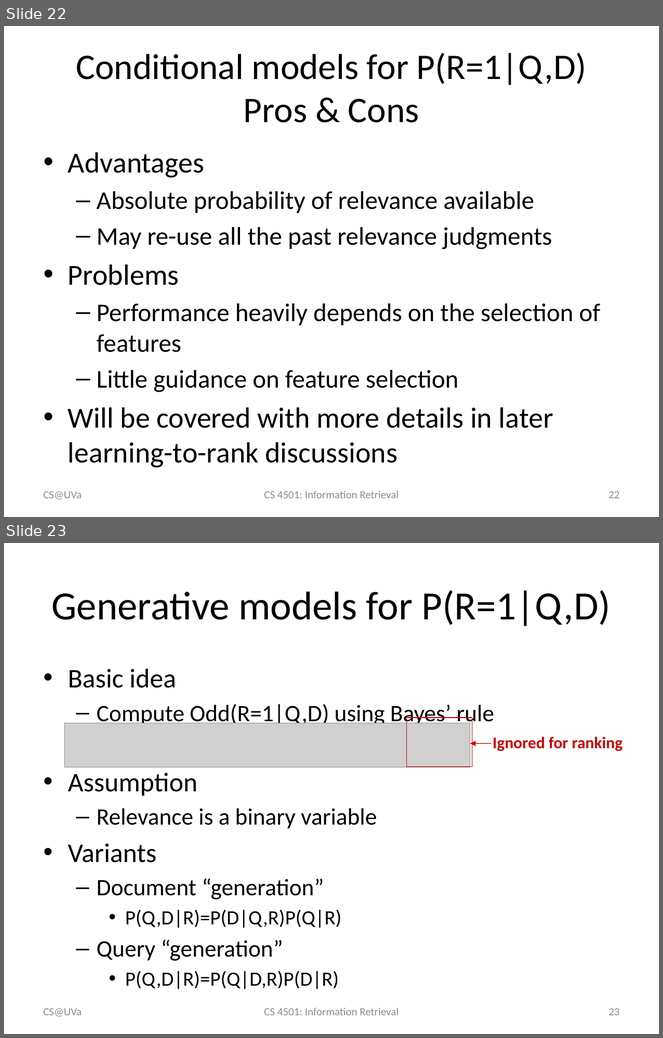
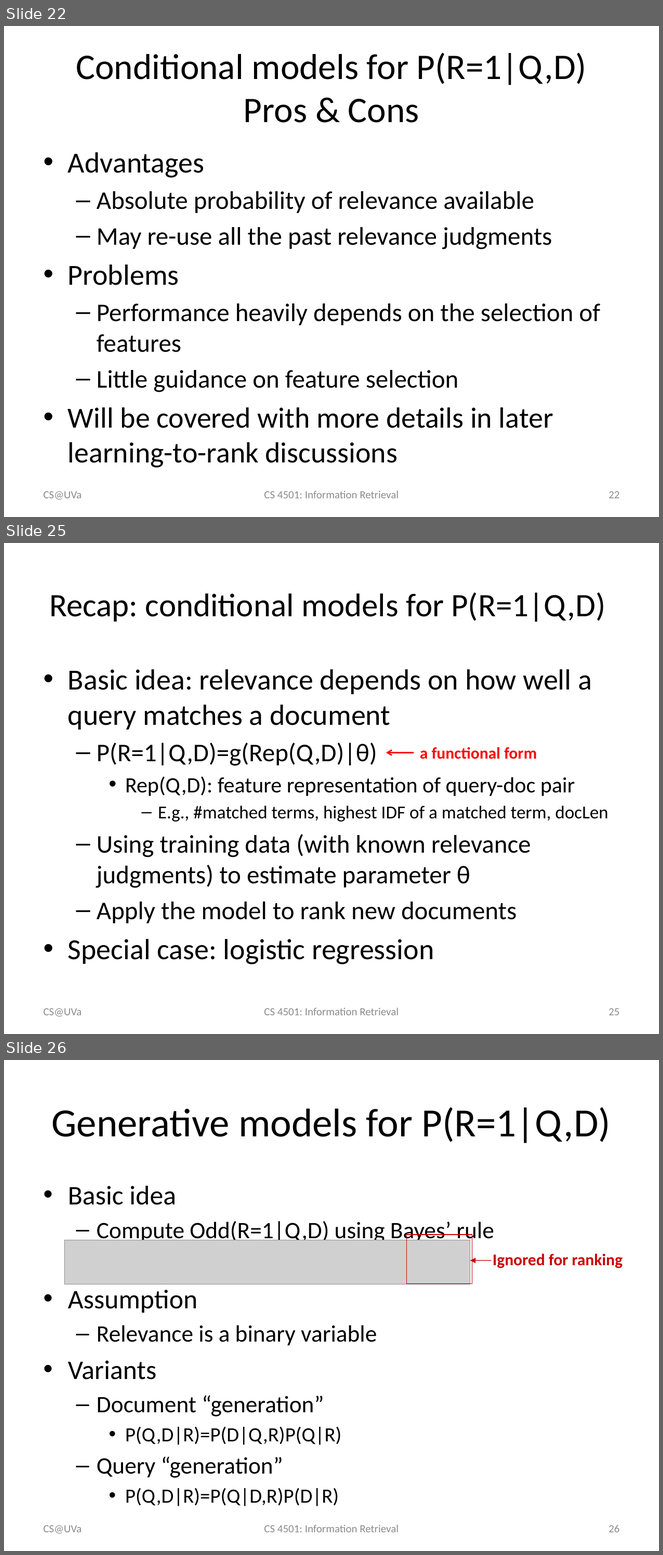
Before and after one commit to wang296/IR2015, a slide deck: docs/Probabilistic Ranking Principle.pptx. Shown one above the other, each under a label of ours: slides 22 and 23 before the commit, slides 22, 25 and 26 after it; the slides between them are not shown. The pictures are 663x1038 and 663x1555 pixels, drawn with LibreOffice and Linux fonts; fonts in the diff are those of the drawing; grey boxes stand for pictures. Boxes give left, top, right and bottom in pixels: in the first picture for what was removed or moved away, otherwise in the second. Text is boxed around its words. In the diff, an @@ line names an element or a change of style, - is before the commit and + after.

Commit message:
language models

```diff
--- a/docs/Probabilistic Ranking Principle.pptx
+++ b/docs/Probabilistic Ranking Principle.pptx
@@ slide 25 added at [4, 543, 659, 1034], background #FFFFFF @@
@@ title added at [49, 592, 606, 622], 36 pt, text #000000 @@
+Recap: conditional models for P(R=1|Q,D)
@@ text added at [68, 669, 608, 965], 28 pt, text #000000 @@
+• Basic idea: relevance depends on how well a query matches a document
+  – P(R=1|Q,D)=g(Rep(Q,D)|θ)
+    • Rep(Q,D): feature representation of query-doc pair
+      – E.g., #matched terms, highest IDF of a matched term, docLen
+  – Using training data (with known relevance judgments) to estimate parameter θ
+  – Apply the model to rank new documents
+• Special case: logistic regression
@@ arrow added from (414, 753) to (386, 753), #FF0000 1.5 pt @@
@@ text added at [420, 747, 537, 759], 18 pt, text #FF0000, bold @@
+a functional form
@@ text added at [44, 1008, 82, 1017], 12 pt, text #8C8C8C @@
+CS@UVa
@@ text added at [264, 1008, 399, 1016], 12 pt, text #8C8C8C @@
+CS 4501: Information Retrieval
@@ page number added at [609, 1008, 620, 1016], 12 pt, text #8C8C8C @@
+25
@@ what was slide 23 is now slide 26 @@
@@ page number at [609, 1525, 620, 1533]: text changed @@
-23
+26
```
Also in this commit, not shown: 3 slides changed, 2 other slides added, 4 other files.
